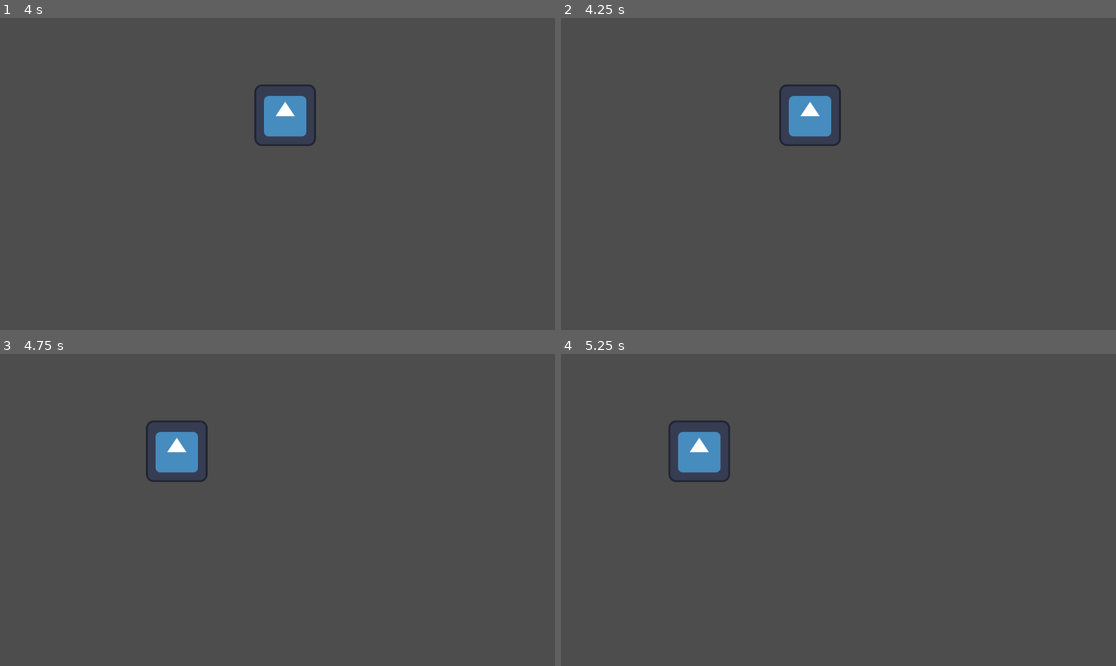
Above: before the commit, frames 1-4 (two rows, left to right).
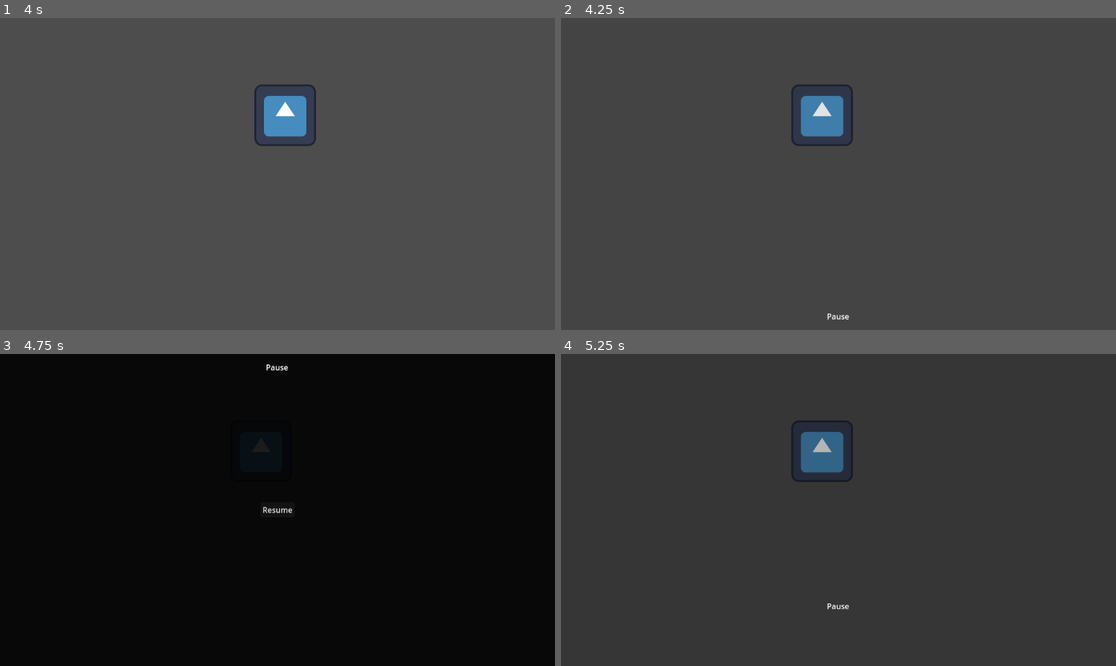
Above: after the commit, the same moments.

Repository: Ninesliced/globalgamejam2025
Game: Godot game, scene res://scenes/main.tscn
The game is run twice, just before and just after one commit, with the same random seed, the same clock (stepped at 60 frames per second) and the same inputs. The engine's default icon, where the game draws it, is replaced by a stand-in: a white triangle on a blue panel in a dark square.
Inputs (mouse positions are in pixels of both pictures, inside the frame that each line leads up to):
- Up to frame 1 (4 s): tap Enter at 0.5 s; hold Right (ui_right) 0.53-1.28 s; hold Down (ui_down) 1.28-2.03 s; hold Right (ui_right) 2.03-2.78 s; hold Up (ui_up) 2.78-3.53 s; hold Left (ui_left) from 3.53 s (still down)
- Up to frame 2 (4.25 s): keep holding Left (ui_left); tap Escape (pause, bound only after the commit) at 4.15 s
- Up to frame 3 (4.75 s): keep holding Left (ui_left)
- Up to frame 4 (5.25 s): release Left (ui_left) at 5 s; click (838, 510) at 5 s, where only the run after the commit has a clickable "Resume"

Frame 1 is identical in both runs. In frame 2, 1.3% of the frame differs, in the area x 39-53%, y 21-97%; in frame 3, 100%, in the area x 0-100%, y 0-100%; in frame 4, 4.1%.

Commit message:
Menu manager

Diff:
--- /dev/null
+++ b/global/global.gd
@@ -0,0 +1,11 @@
+extends Node
+
+var menu_manager_file = preload("res://scenes/ui/menu/menu_manager.tscn")
+var menu_manager: MenuManager
+
+func _ready() -> void:
+	print("======[ GlobalGameJam2025 ]======")
+	process_mode = PROCESS_MODE_ALWAYS
+
+	menu_manager = menu_manager_file.instantiate()
+	add_child(menu_manager)
--- a/project.godot
+++ b/project.godot
@@ -10,10 +10,23 @@
 
 [application]
 
-config/name="GlobalGameJam"
+config/name="GlobalGameJam2025"
 run/main_scene="res://scenes/main.tscn"
 config/features=PackedStringArray("4.3", "GL Compatibility")
 config/icon="res://icon.svg"
+
+[autoload]
+
+Global="*res://global/global.gd"
+
+[input]
+
+pause={
+"deadzone": 0.5,
+"events": [Object(InputEventKey,"resource_local_to_scene":false,"resource_name":"","device":-1,"window_id":0,"alt_pressed":false,"shift_pressed":false,"ctrl_pressed":false,"meta_pressed":false,"pressed":false,"keycode":0,"physical_keycode":4194305,"key_label":0,"unicode":0,"location":0,"echo":false,"script":null)
+, Object(InputEventJoypadButton,"resource_local_to_scene":false,"resource_name":"","device":-1,"button_index":6,"pressure":0.0,"pressed":false,"script":null)
+]
+}
 
 [rendering]
 
--- /dev/null
+++ b/scenes/actors/player.tscn
@@ -0,0 +1,16 @@
+[gd_scene load_steps=4 format=3 uid="uid://cniq363fovkjs"]
+
+[ext_resource type="Script" path="res://scenes/actors/player.gd" id="1_brhlp"]
+
+[sub_resource type="RectangleShape2D" id="RectangleShape2D_gs3qp"]
+
+[sub_resource type="SpriteFrames" id="SpriteFrames_ywf2e"]
+
+[node name="Player" type="CharacterBody2D"]
+script = ExtResource("1_brhlp")
+
+[node name="CollisionShape2D" type="CollisionShape2D" parent="."]
+shape = SubResource("RectangleShape2D_gs3qp")
+
+[node name="AnimatedSprite2D" type="AnimatedSprite2D" parent="."]
+sprite_frames = SubResource("SpriteFrames_ywf2e")
--- /dev/null
+++ b/scenes/ui/menu/menu.gd
@@ -0,0 +1,6 @@
+extends Control
+class_name Menu
+
+signal menu_set
+
+var is_backable := true
--- /dev/null
+++ b/scenes/ui/menu/menu.tscn
@@ -0,0 +1,12 @@
+[gd_scene load_steps=2 format=3 uid="uid://bq4cgkiyi4jvx"]
+
+[ext_resource type="Script" path="res://scenes/ui/menu/menu.gd" id="1_56tpp"]
+
+[node name="Menu" type="Control"]
+layout_mode = 3
+anchors_preset = 15
+anchor_right = 1.0
+anchor_bottom = 1.0
+grow_horizontal = 2
+grow_vertical = 2
+script = ExtResource("1_56tpp")
--- /dev/null
+++ b/scenes/ui/menu/menu_manager.gd
@@ -0,0 +1,147 @@
+extends CanvasLayer
+class_name MenuManager
+
+var menu_stack: Array = []
+var current_menu: Control = null
+var can_back := true
+
+# var music_bus_name := "Music"
+# @onready var _music_bus_index := AudioServer.get_bus_index(music_bus_name)
+
+@onready var background: Control = $Background
+@onready var blur_background: Control = $Background/BlurBackground
+@onready var menus: Control = $Menus
+@onready var transition_audio: AudioStreamPlayer2D = $TransitionAudio
+
+const MENU_TRANSITION_DURATION = 0.3
+const DEFAULT_BLUR_VALUE = 2
+
+# This is necessary because the "Back" notification is called twice on Android... for some reason...
+var back_cooldown = 0.1
+var back_cooldown_timer = 0.0
+
+
+func _ready():
+	pass
+
+@export var texture: Texture:
+	set(value):
+		texture = value
+		$Sprite2D.texture = texture
+
+
+func _process(delta):
+	back_cooldown_timer = max(0.0, back_cooldown_timer - delta)
+
+
+func pause():
+	set_menu("PauseMenu")
+
+
+func exit_menu():
+	menu_stack = []
+	get_tree().paused = false
+
+	# AudioServer.set_bus_effect_enabled(_music_bus_index, 0, false)
+
+	_animate_background(Color.TRANSPARENT, 0)
+	var viewport_width = get_viewport().get_visible_rect().size.x
+	var viewport_height = get_viewport().get_visible_rect().size.y
+	if current_menu:
+		_animate_menu(current_menu, Vector2.ZERO, Vector2(0, viewport_height), true).tween_callback(hide)
+	current_menu = null
+
+	# hide()
+	get_tree().set_pause(false)
+
+
+func set_menu(menu_name: String, add_to_stack: bool = true, animation_direction_right = true):
+	var menu: Control = get_node_or_null("Menus/" + str(menu_name))
+	if not menu:
+		return
+
+	set_menu_by_node(menu, add_to_stack, animation_direction_right)
+
+
+func set_menu_by_node(menu: Control, add_to_stack = true, animation_direction_right = true):
+	if not menu:
+		return
+
+	# AudioServer.set_bus_effect_enabled(_music_bus_index, 0, true)
+	_animate_background(Color.WHITE, DEFAULT_BLUR_VALUE)
+
+	show()
+	get_tree().set_pause(true)
+
+	for child in menus.get_children():
+		if child != current_menu:
+			child.hide()
+
+	var viewport_width = get_viewport().get_visible_rect().size.x
+	var viewport_height = get_viewport().get_visible_rect().size.y
+	var animation_sign = 1 if animation_direction_right else -1
+	if current_menu:
+		_animate_menu(current_menu, Vector2.ZERO, Vector2(0, -viewport_height * animation_sign), true)
+
+	menu.show()
+	menu.menu_set.emit()
+	_animate_menu(menu, Vector2(0, animation_sign * viewport_height), Vector2(0, 0))
+
+	current_menu = menu
+	if add_to_stack:
+		menu_stack.append(menu.name)
+
+
+func back():
+	if not can_back:
+		return
+	if back_cooldown_timer > 0:
+		return
+	back_cooldown_timer = back_cooldown
+
+	menu_stack.pop_back()
+	if menu_stack.is_empty():
+		exit_menu()
+		return
+	else:
+		set_menu(menu_stack[-1], false, false)
+
+
+# TODO on PC, key "escape" = back
+func _input(event):
+	if event.is_action_pressed("pause"):
+		if get_tree().paused:
+			if current_menu.is_backable:
+				back()
+		else:
+			pause()
+
+
+func _notification(what):
+	if what == NOTIFICATION_WM_GO_BACK_REQUEST:
+		back()
+
+
+func _new_tween(node: Node, transition_type = Tween.TRANS_CUBIC, ease_type = Tween.EASE_IN_OUT) -> Tween:
+	return get_tree().create_tween().bind_node(node).set_trans(transition_type).set_ease(ease_type)
+
+
+func _animate_menu(menu: Node, initial_pos: Vector2, final_pos: Vector2, hide_afterwards = false) -> Tween:
+	var tween = _new_tween(menu)
+	tween.tween_method(menu.set_position, initial_pos, final_pos, MENU_TRANSITION_DURATION)
+	if hide_afterwards:
+		tween.tween_callback(menu.hide)
+
+	return tween
+
+
+func _animate_background(color: Color, final_blur: float):
+	transition_audio.play()
+	var background_tween = _new_tween(background).set_parallel(true)
+
+	background_tween.tween_property(background, "modulate", color, MENU_TRANSITION_DURATION)
+
+	var initial_val = blur_background.material.get_shader_parameter("amount")
+	background_tween.tween_method(func(val):
+		blur_background.material.set_shader_parameter("amount", val)
+	, initial_val, final_blur, MENU_TRANSITION_DURATION)
--- /dev/null
+++ b/scenes/ui/menu/menu_manager.tscn
@@ -0,0 +1,61 @@
+[gd_scene load_steps=5 format=3 uid="uid://bk62u1muho6ot"]
+
+[ext_resource type="Script" path="res://scenes/ui/menu/menu_manager.gd" id="1_2yx3i"]
+[ext_resource type="PackedScene" uid="uid://b64p3bg6pqutj" path="res://scenes/ui/menu/pause_menu.tscn" id="1_lurkk"]
+
+[sub_resource type="AudioStreamRandomizer" id="AudioStreamRandomizer_bms1h"]
+random_pitch = 1.1
+streams_count = 4
+
+[sub_resource type="ShaderMaterial" id="ShaderMaterial_kavfq"]
+
+[node name="MenuManager" type="CanvasLayer"]
+process_mode = 3
+layer = 2
+visible = false
+script = ExtResource("1_2yx3i")
+
+[node name="TransitionAudio" type="AudioStreamPlayer2D" parent="."]
+stream = SubResource("AudioStreamRandomizer_bms1h")
+volume_db = 6.0
+
+[node name="Background" type="Control" parent="."]
+modulate = Color(1, 1, 1, 0)
+layout_mode = 3
+anchors_preset = 15
+anchor_right = 1.0
+anchor_bottom = 1.0
+grow_horizontal = 2
+grow_vertical = 2
+
+[node name="DarkBlackground" type="ColorRect" parent="Background"]
+z_index = -200
+layout_mode = 1
+anchors_preset = 15
+anchor_right = 1.0
+anchor_bottom = 1.0
+grow_horizontal = 2
+grow_vertical = 2
+color = Color(0, 0, 0, 0.666667)
+
+[node name="BlurBackground" type="ColorRect" parent="Background"]
+z_index = -200
+material = SubResource("ShaderMaterial_kavfq")
+layout_mode = 1
+anchors_preset = 15
+anchor_right = 1.0
+anchor_bottom = 1.0
+grow_horizontal = 2
+grow_vertical = 2
+color = Color(0, 0, 0, 0.666667)
+
+[node name="Menus" type="Control" parent="."]
+layout_mode = 3
+anchors_preset = 15
+anchor_right = 1.0
+anchor_bottom = 1.0
+grow_horizontal = 2
+grow_vertical = 2
+
+[node name="PauseMenu" parent="Menus" instance=ExtResource("1_lurkk")]
+layout_mode = 1
--- /dev/null
+++ b/scenes/ui/menu/pause_menu.gd
@@ -0,0 +1,4 @@
+extends Menu
+
+func _on_button_pressed():
+    Global.menu_manager.exit_menu()
--- /dev/null
+++ b/scenes/ui/menu/pause_menu.tscn
@@ -0,0 +1,43 @@
+[gd_scene load_steps=2 format=3 uid="uid://b64p3bg6pqutj"]
+
+[ext_resource type="Script" path="res://scenes/ui/menu/pause_menu.gd" id="1_cjlbg"]
+
+[node name="PauseMenu" type="Control"]
+layout_mode = 3
+anchors_preset = 15
+anchor_right = 1.0
+anchor_bottom = 1.0
+grow_horizontal = 2
+grow_vertical = 2
+script = ExtResource("1_cjlbg")
+
+[node name="MarginContainer" type="MarginContainer" parent="."]
+layout_mode = 1
+anchors_preset = 15
+anchor_right = 1.0
+anchor_bottom = 1.0
+grow_horizontal = 2
+grow_vertical = 2
+theme_override_constants/margin_left = 16
+theme_override_constants/margin_top = 16
+theme_override_constants/margin_right = 16
+theme_override_constants/margin_bottom = 16
+
+[node name="Label" type="Label" parent="MarginContainer"]
+layout_mode = 2
+size_flags_horizontal = 4
+size_flags_vertical = 0
+text = "Pause"
+horizontal_alignment = 1
+
+[node name="VBoxContainer" type="VBoxContainer" parent="MarginContainer"]
+layout_mode = 2
+size_flags_horizontal = 4
+size_flags_vertical = 4
+alignment = 1
+
+[node name="Button" type="Button" parent="MarginContainer/VBoxContainer"]
+layout_mode = 2
+text = "Resume"
+
+[connection signal="pressed" from="MarginContainer/VBoxContainer/Button" to="." method="_on_button_pressed"]
